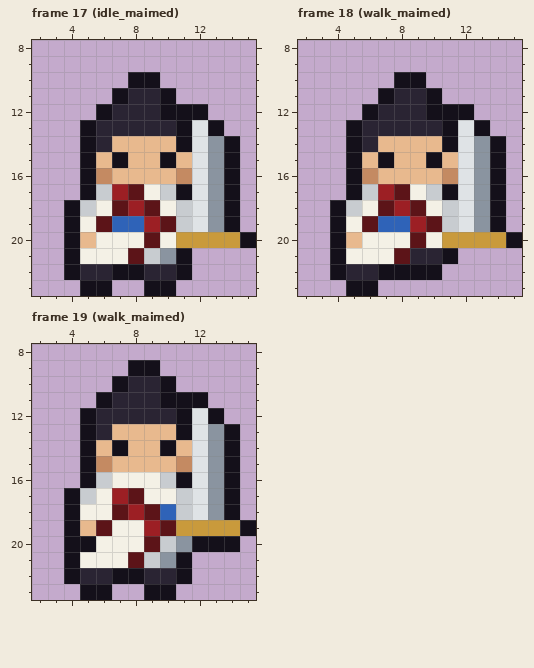
One commit to this pixel-art file: art/bodies/orthodox.aseprite. The picture above is the old version.
16x24 pixels, 42 frames. Shown: frame 17 (idle_maimed): x 2..15, y 8..23; frame 18 (walk_maimed): x 2..15, y 8..23; frame 19 (walk_maimed): x 2..15, y 8..23. The commit also changed other frames, which this record leaves out.
And afterwards:
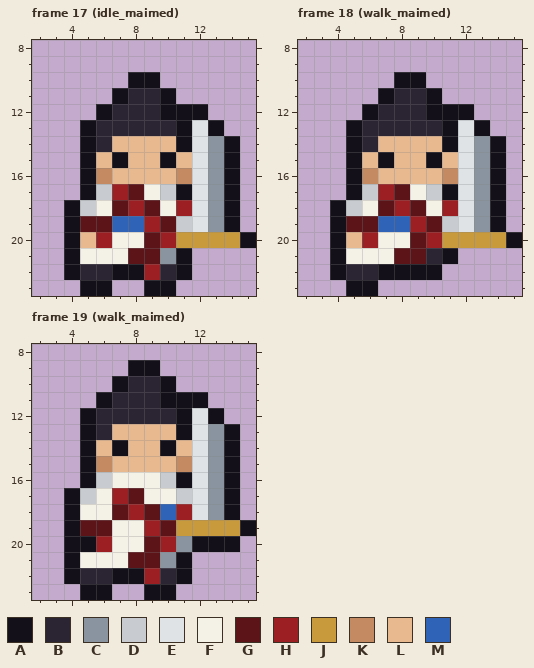
Palette (. is transparent): A #14101a  B #2a2433  C #8a94a0  D #c8ccd0  E #dfe3e6  F #f4f1e6  G #5c1418  H #9c1f24  J #c99a3c  K #c48a62  L #e8b98e  M #2f63b8
What changed:
Frame 17 (idle_maimed):
Colour G replaces colour D in row 21 at x 9.
Colour G replaces colour F in row 19 at x 5.
Colour H replaces colour B in row 22 at x 9.
Colour H replaces colour D in row 18 at x 11.
Colour H replaces colour F in row 20 at x 6 and 10.
Frame 18 (walk_maimed):
Colour G replaces colour B in row 21 at x 9.
Colour G replaces colour F in row 19 at x 5.
Colour H replaces colour D in row 18 at x 11.
Colour H replaces colour F in row 20 at x 6 and 10.
Frame 19 (walk_maimed):
Colour G replaces colour D in row 21 at x 9.
Colour G replaces colour L in row 19 at x 5.
Colour H replaces colour B in row 22 at x 9.
Colour H replaces colour D in row 18 at x 11; in row 20 at x 10.
Colour H replaces colour F in row 20 at x 6.
Changed places in both pictures, as pixel boxes (x1, y1, x2, y2):
changed: (80, 200, 192, 280)
changed: (346, 200, 458, 264)
changed: (80, 504, 192, 584)
